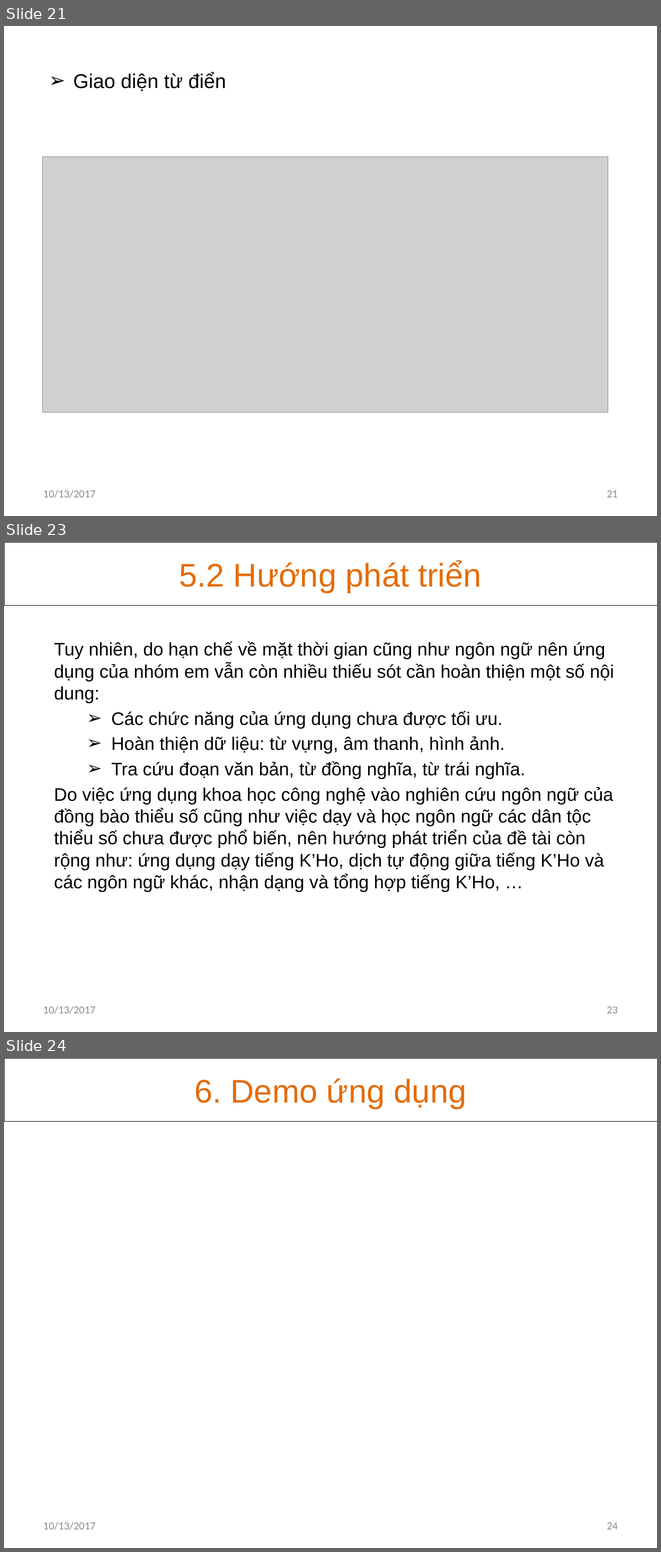
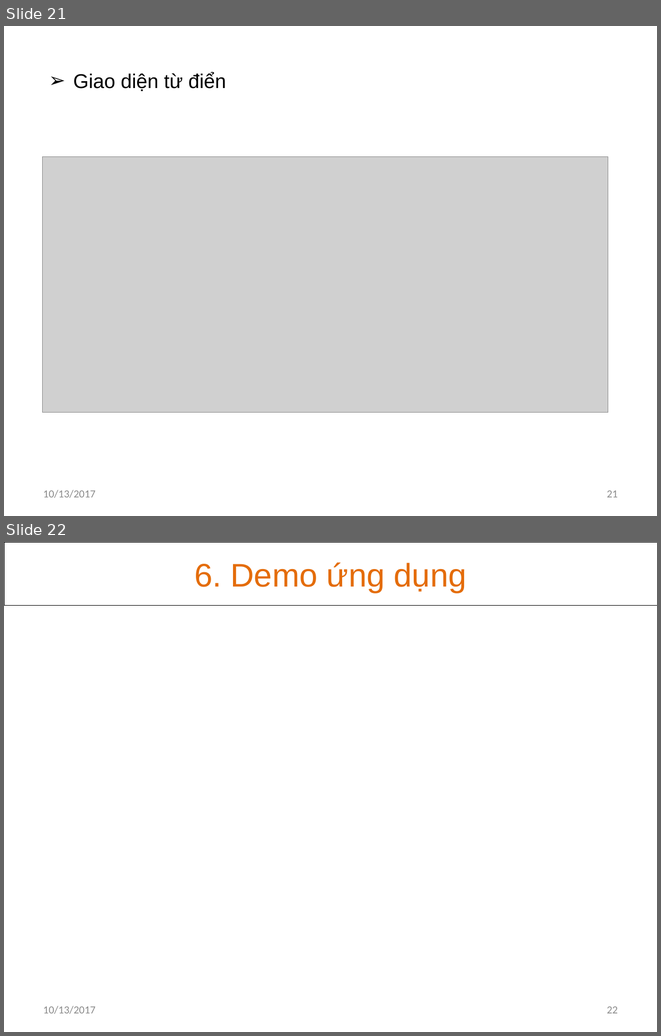
Before and after one commit to khanhvinhit/Do-An, a slide deck: THESIS/DACN_UD_Hoc_KHo_CTK37_BaoCao_D3.pptx. Shown one above the other, each under a label of ours: slides 21, 23 and 24 before the commit, slides 21 and 22 after it; the slides between them are not shown. The pictures are 661x1552 and 661x1036 pixels, drawn with LibreOffice and Linux fonts; fonts in the diff are those of the drawing; grey boxes stand for pictures. Boxes give left, top, right and bottom in pixels: in the first picture for what was removed or moved away, otherwise in the second. Text is boxed around its words. In the diff, an @@ line names an element or a change of style, - is before the commit and + after.

```diff
--- a/THESIS/DACN_UD_Hoc_KHo_CTK37_BaoCao_D3.pptx
+++ b/THESIS/DACN_UD_Hoc_KHo_CTK37_BaoCao_D3.pptx
@@ slide 23 removed at bbox=[4, 542, 657, 1032], background #FFFFFF @@
@@ rectangle removed at bbox=[4, 542, 657, 606] @@
-5.2 Hướng phát triển
@@ subtitle removed at bbox=[54, 641, 614, 891] @@
-Tuy nhiên, do hạn chế về mặt thời gian cũng như ngôn ngữ nên ứng dụng của nhóm em vẫn còn nhiều thiếu sót cần hoàn thiện một số nội dung:
-  ➢ Các chức năng của ứng dụng chưa được tối ưu.
-  ➢ Hoàn thiện dữ liệu: từ vựng, âm thanh, hình ảnh.
-  ➢ Tra cứu đoạn văn bản, từ đồng nghĩa, từ trái nghĩa.
-Do việc ứng dụng khoa học công nghệ vào nghiên cứu ngôn ngữ của đồng bào thiểu số cũng như việc dạy và học ngôn ngữ các dân tộc thiểu số chưa được phổ biến, nên hướng phát triển của đề tài còn rộng như: ứng dụng dạy tiếng K’Ho, dịch tự động giữa tiếng K’Ho và các ngôn ngữ khác, nhận dạng và tổng hợp tiếng K’Ho, …
@@ text removed at bbox=[43, 1006, 96, 1014] @@
-10/13/2017
@@ page number removed at bbox=[607, 1006, 618, 1013] @@
-23
@@ what was slide 24 is now slide 22 @@
@@ page number at bbox=[607, 1006, 618, 1013]: text changed @@
-24
+22
```
Also in this commit, not shown: 7 slides changed.
